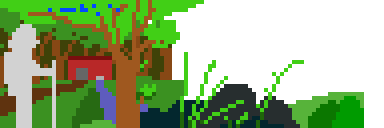
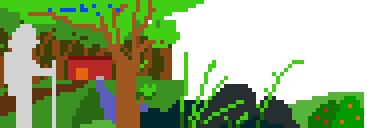
Layer changes from the first 384 × 128 image to the second:
painted on ">bush2" over [340, 104, 360, 124]
painted on ">bush1" over [316, 108, 328, 124]
renamed ">door" to ">house", painted on it over [76, 68, 88, 80]
renamed "house" to "roadway", painted on it over [76, 68, 88, 80]
